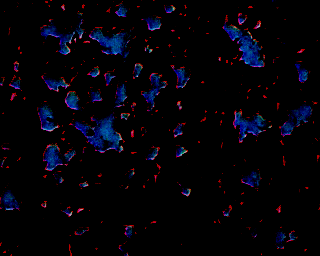
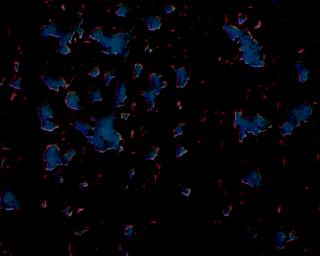
Revision of a layered 320x256 image; what changed, layer by layer:
pixels changed over [0, 0, 320, 256] (layer not identified)
